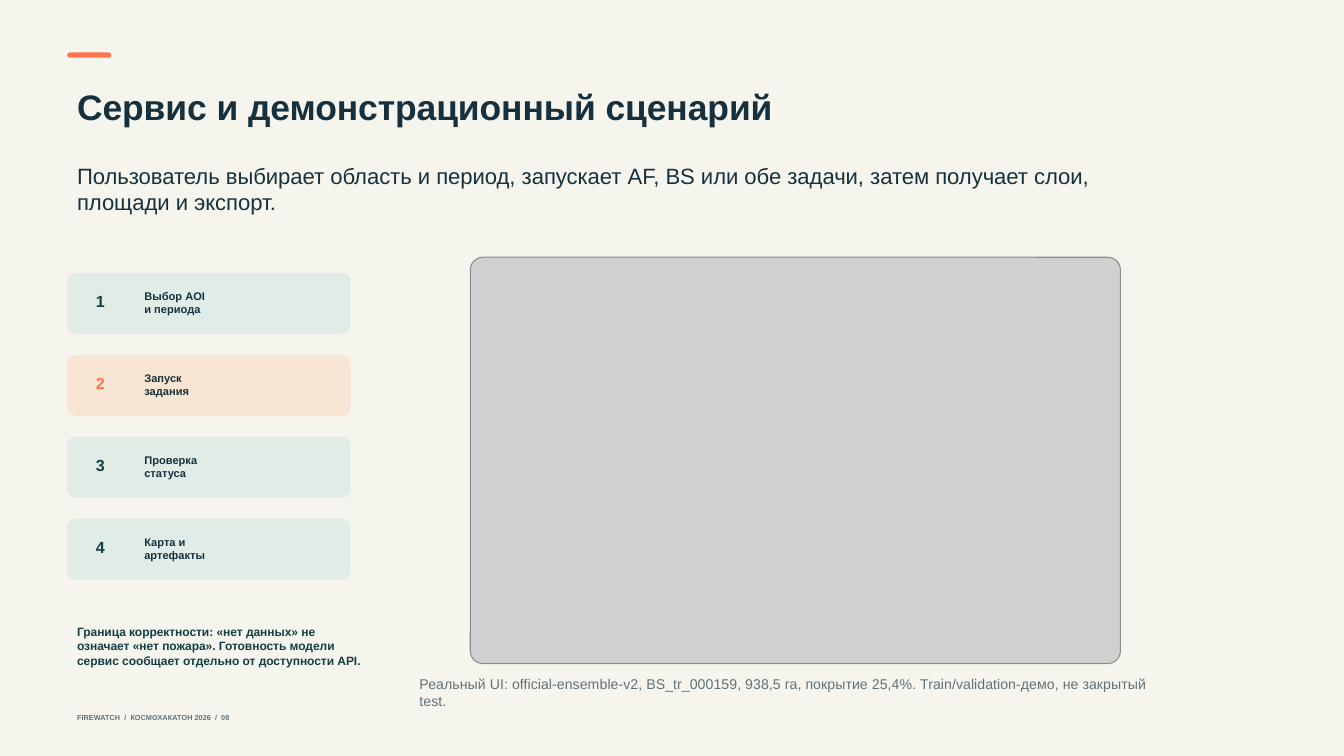
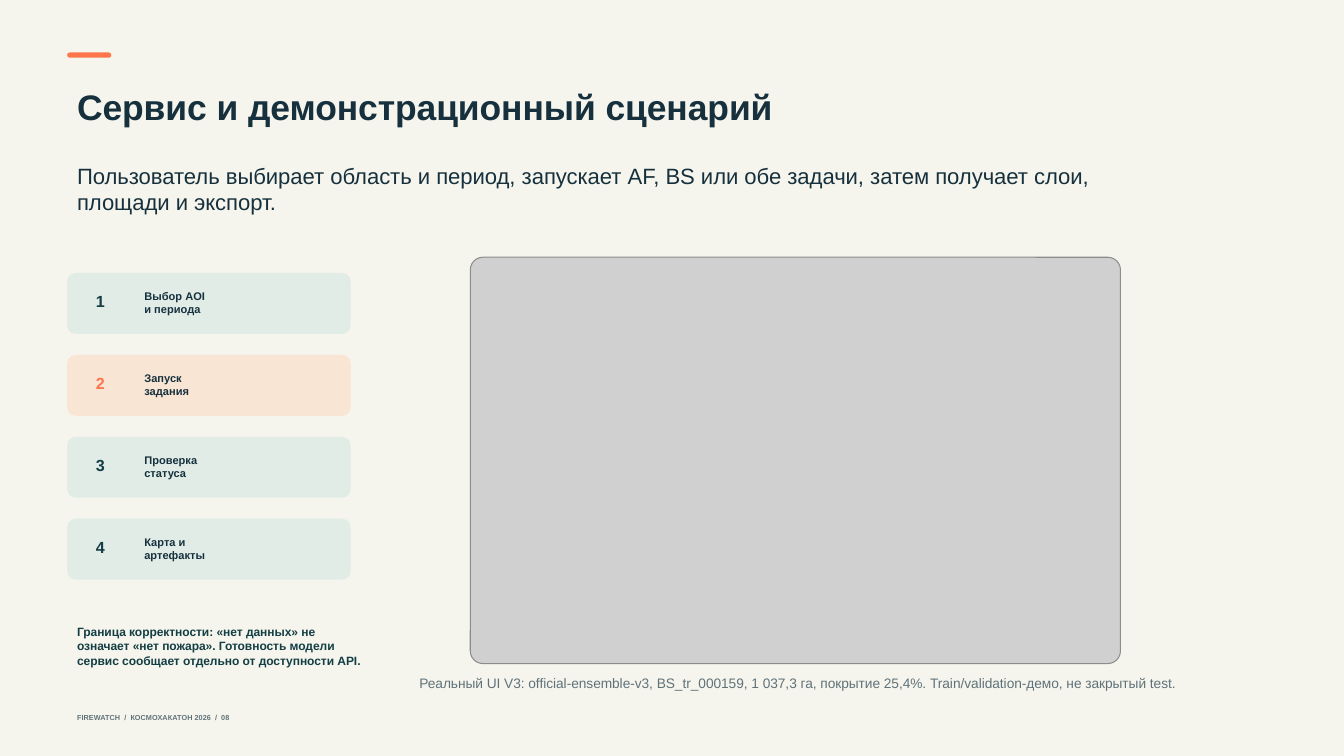
Before and after one commit to foxxed20-ux/firewatch, a slide deck: slide 8 of docs/presentation/FireWatch_КосмоХакатон_2026.pptx. Drawn at 1344x756 pixels with LibreOffice and Linux fonts; fonts in the diff are those of the drawing; grey boxes stand for pictures. Boxes give left, top, right and bottom in pixels: in the first picture for what was removed or moved away, otherwise in the second. Text is boxed around its words. In the diff, an @@ line names an element or a change of style, - is before the commit and + after.

```diff
--- a/docs/presentation/FireWatch_КосмоХакатон_2026.pptx
+++ b/docs/presentation/FireWatch_КосмоХакатон_2026.pptx
@@ text at bbox=[419, 678, 1176, 691]: text changed; size 10.1 to 9.7 pt @@
-Реальный UI: official-ensemble-v2, BS_tr_000159, 938,5 га, покрытие 25,4%. Train/validation-демо, не закрытый test.
+Реальный UI V3: official-ensemble-v3, BS_tr_000159, 1 037,3 га, покрытие 25,4%. Train/validation-демо, не закрытый test.
```
Also in this commit, not shown: 3 other slides changed, 12 other files.
